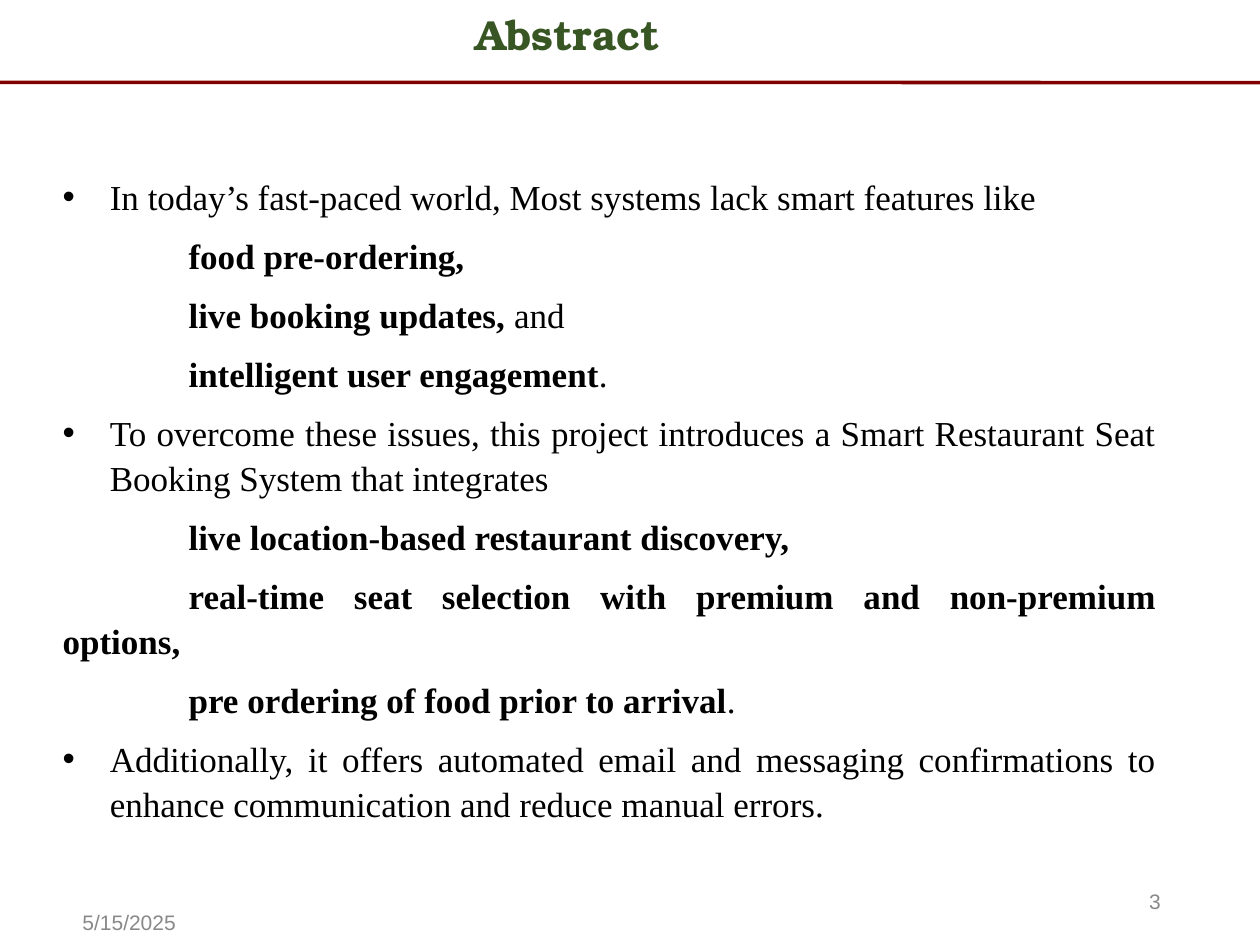
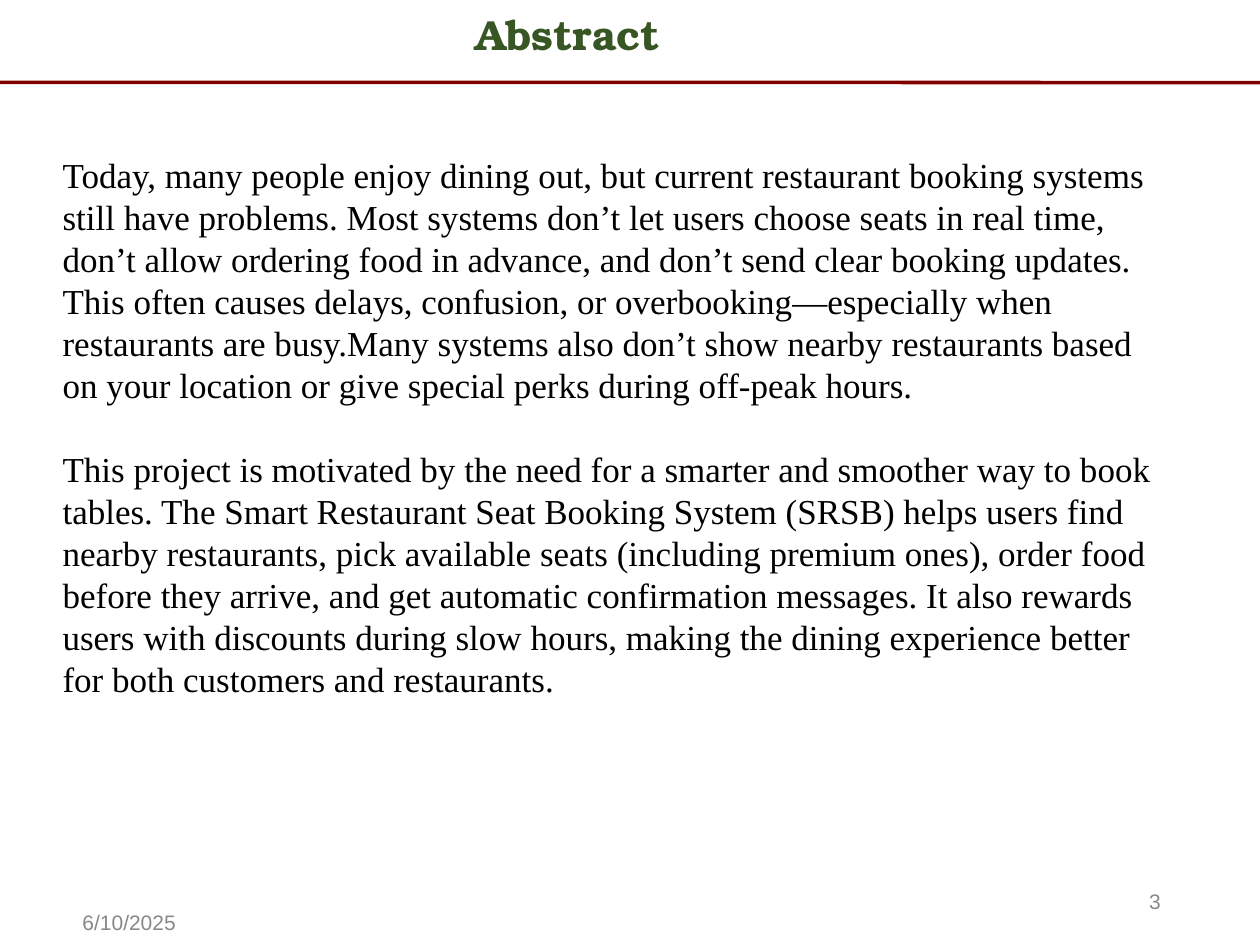
Before and after one commit to Selva563-1gitu/seat-booking-system, a slide deck: slide 3 of se-lab-ppt.pptx. Drawn at 1260x945 pixels with LibreOffice and Linux fonts; fonts in the diff are those of the drawing. Boxes give left, top, right and bottom in pixels: in the first picture for what was removed or moved away, otherwise in the second. Text is boxed around its words. In the diff, an @@ line names an element or a change of style, - is before the commit and + after.

Commit message:
Finalised the project

```diff
--- a/se-lab-ppt.pptx
+++ b/se-lab-ppt.pptx
@@ text at (63,163,1150,693): text changed @@
-• In today’s fast-paced world, Most systems lack smart features like
-      food pre-ordering,
-      live booking updates, and
-      intelligent user engagement.
-• To overcome these issues, this project introduces a Smart Restaurant Seat Booking System that integrates
-    live location-based restaurant discovery,
-    real-time seat selection with premium and non-premium options,
-    pre ordering of food prior to arrival.
-    • Additionally, it offers automated email and messaging confirmations to enhance communication and reduce manual errors.
+Today, many people enjoy dining out, but current restaurant booking systems still have problems. Most systems don’t let users choose seats in real time, don’t allow ordering food in advance, and don’t send clear booking updates. This often causes delays, confusion, or overbooking—especially when restaurants are busy.Many systems also don’t show nearby restaurants based on your location or give special perks during off-peak hours.
+This project is motivated by the need for a smarter and smoother way to book tables. The Smart Restaurant Seat Booking System (SRSB) helps users find nearby restaurants, pick available seats (including premium ones), order food before they arrive, and get automatic confirmation messages. It also rewards users with discounts during slow hours, making the dining experience better for both customers and restaurants.
@@ text at (82,915,175,930): text changed @@
-5/15/2025
+6/10/2025
```
Also in this commit, not shown: 17 other slides changed, 3 other files.
